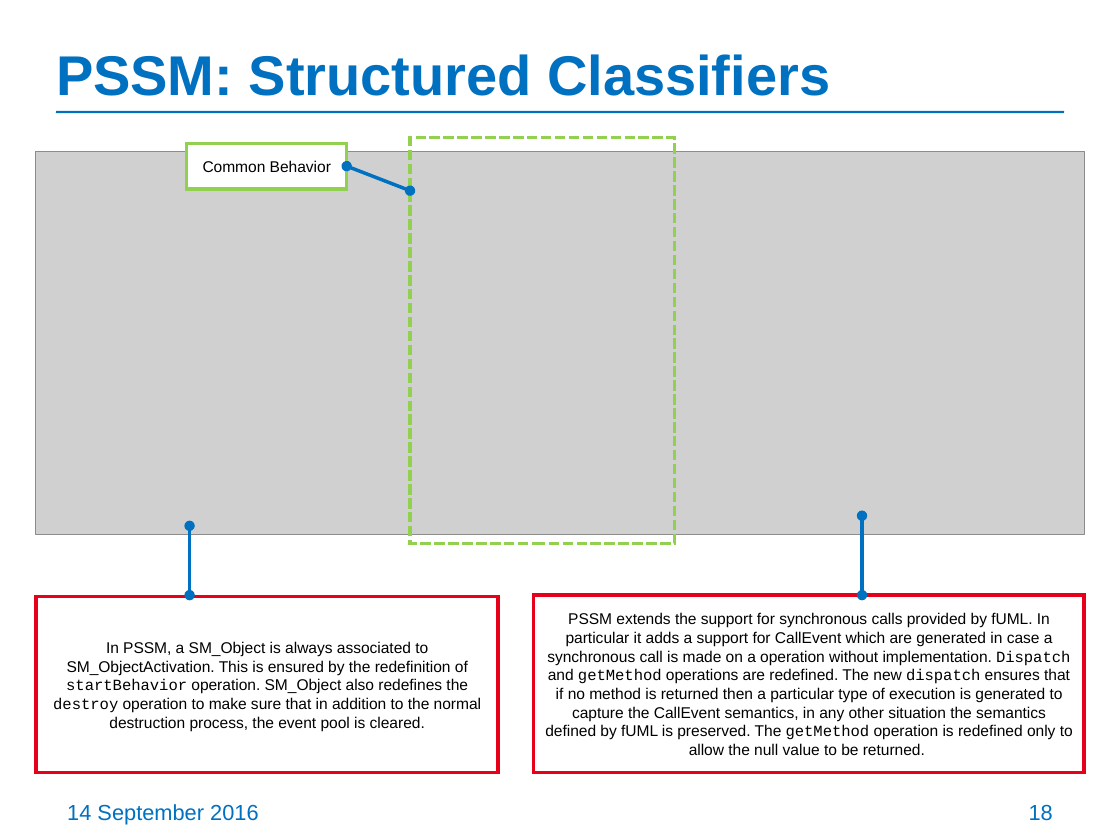
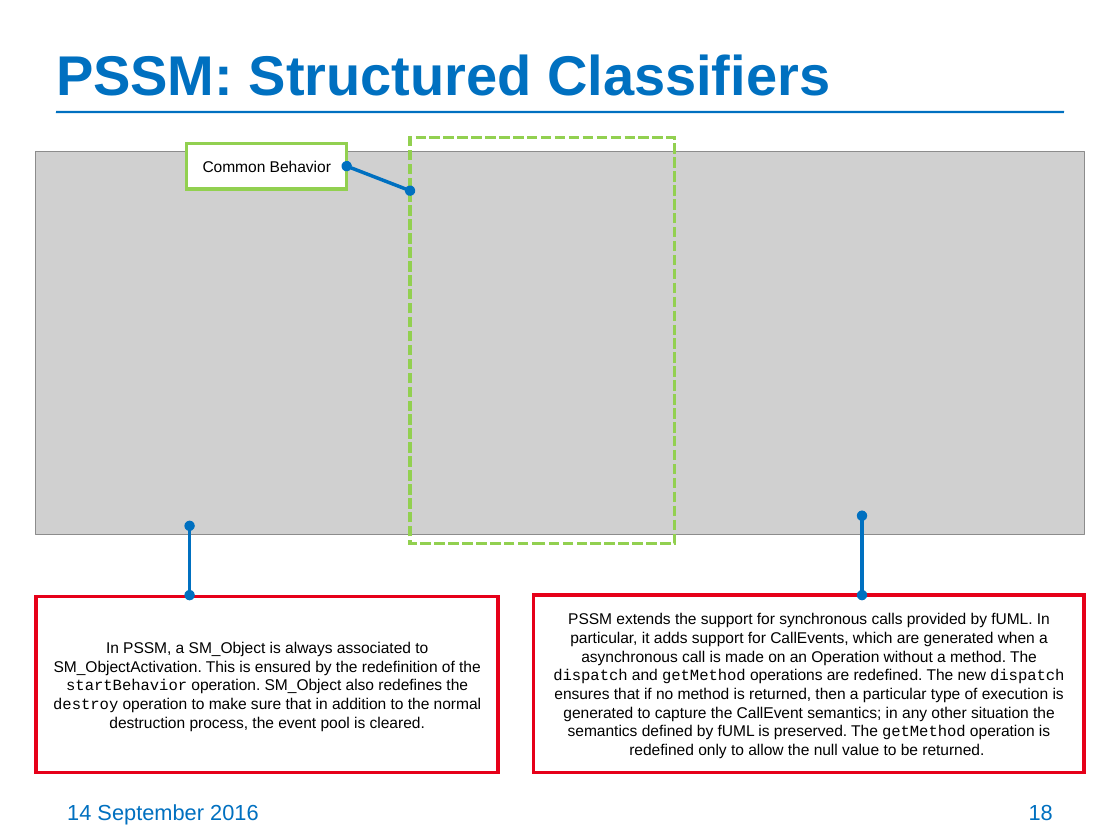
Before and after one commit to ModelDriven/PSSM, a slide deck: slide 18 of Presentations/201609-Chicago-Meeting/PSSM-initial-submission-update.pptx. Drawn at 1120x840 pixels with LibreOffice and Linux fonts; fonts in the diff are those of the drawing; grey boxes stand for pictures. Boxes give left, top, right and bottom in pixels: in the first picture for what was removed or moved away, otherwise in the second. Text is boxed around its words. In the diff, an @@ line names an element or a change of style, - is before the commit and + after.

```diff
--- a/Presentations/201609-Chicago-Meeting/PSSM-initial-submission-update.pptx
+++ b/Presentations/201609-Chicago-Meeting/PSSM-initial-submission-update.pptx
@@ text in rectangle at bbox=[553, 612, 1064, 758]: text changed @@
-PSSM extends the support for synchronous calls provided by fUML. In particular it adds a support for CallEvent which are generated in case a synchronous call is made on a operation without implementation. Dispatch and getMethod operations are redefined. The new dispatch ensures that if no method is returned then a particular type of execution is generated to capture the CallEvent semantics, in any other situation the semantics defined by fUML is preserved. The getMethod operation is redefined only to allow the null value to be returned.
+PSSM extends the support for synchronous calls provided by fUML. In particular, it adds support for CallEvents, which are generated when a asynchronous call is made on an Operation without a method. The dispatch and getMethod operations are redefined. The new dispatch ensures that if no method is returned, then a particular type of execution is generated to capture the CallEvent semantics; in any other situation the semantics defined by fUML is preserved. The getMethod operation is redefined only to allow the null value to be returned.
@@ text in rectangle at bbox=[53, 641, 481, 731]: text changed @@
-In PSSM, a SM_Object is always associated to SM_ObjectActivation. This is ensured by the redefinition of startBehavior operation. SM_Object also redefines the destroy operation to make sure that in addition to the normal destruction process, the event pool is cleared.
+In PSSM, a SM_Object is always associated to SM_ObjectActivation. This is ensured by the redefinition of the startBehavior operation. SM_Object also redefines the destroy operation to make sure that in addition to the normal destruction process, the event pool is cleared.
```
Also in this commit, not shown: 36 other slides changed, 19 slides removed.
